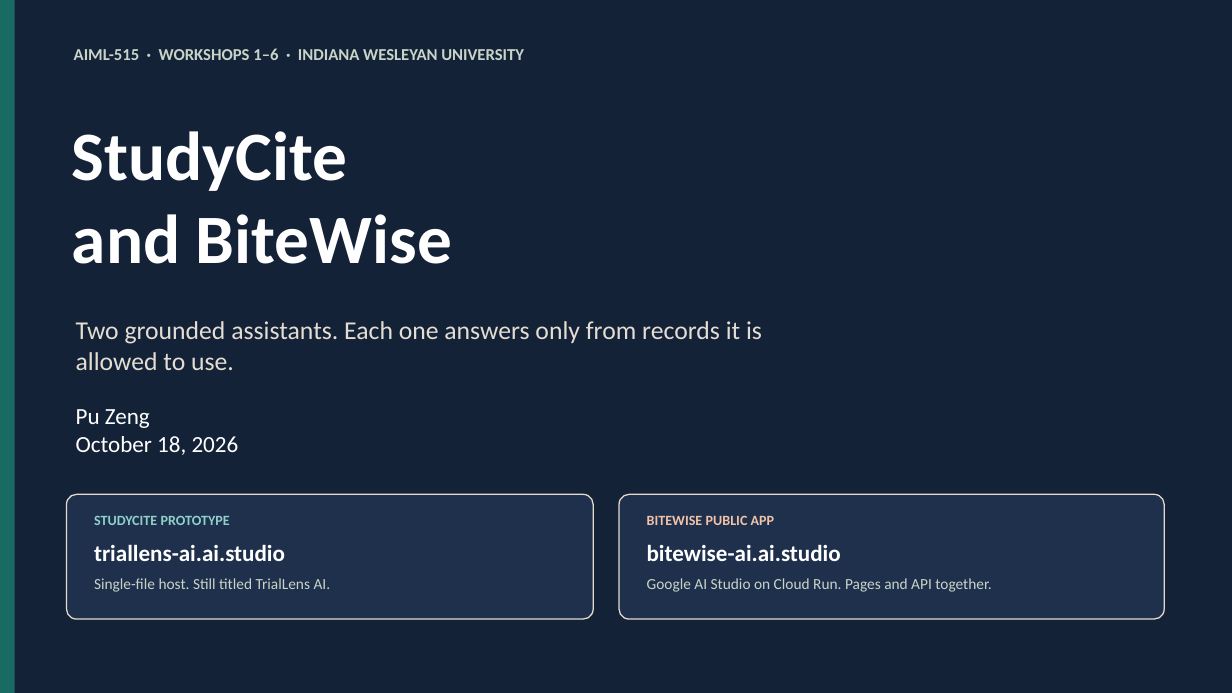
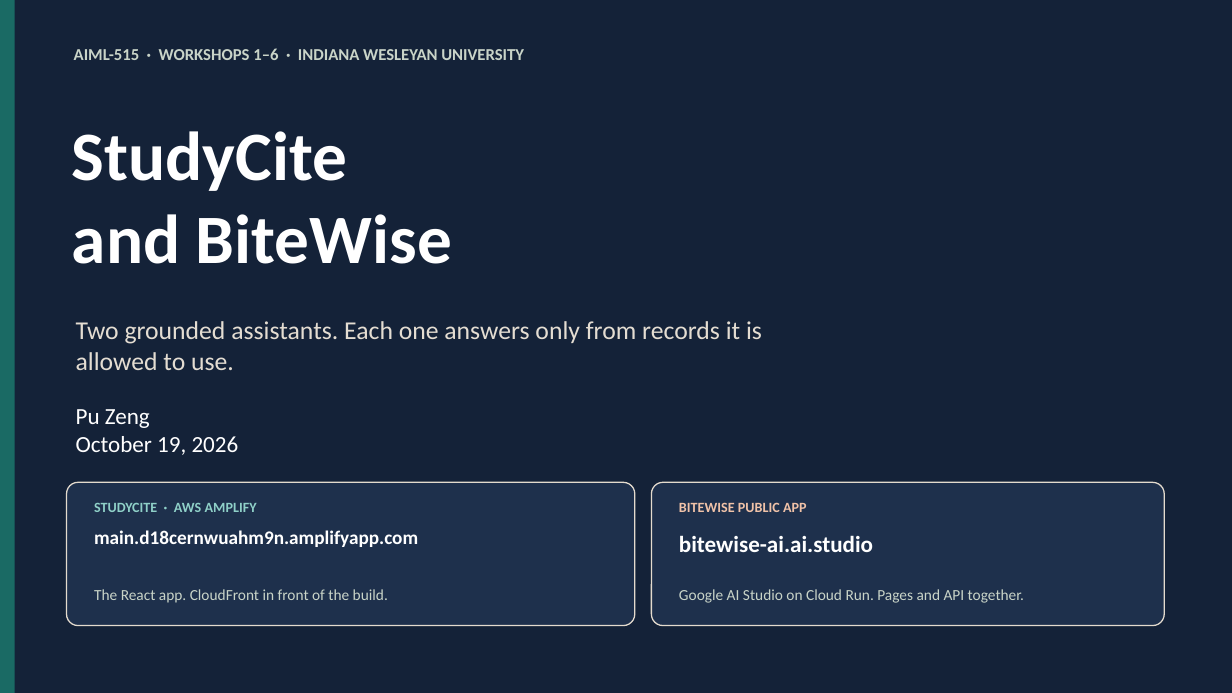
Before and after one commit to puzeng/AIML505_BiteWise, a slide deck: slide 1 of STUDYCITE_BITEWISE_CAPSTONE.pptx. Drawn at 1232x693 pixels with LibreOffice and Linux fonts; fonts in the diff are those of the drawing. Boxes give left, top, right and bottom in pixels: in the first picture for what was removed or moved away, otherwise in the second. Text is boxed around its words. In the diff, an @@ line names an element or a change of style, - is before the commit and + after.

Commit message:
Point the capstone deck at the published StudyCite app.
The first app's live demo is the Amplify host, with screenshots of that build, and App Runner stays a config file rather than the address that answers.

```diff
--- a/STUDYCITE_BITEWISE_CAPSTONE.pptx
+++ b/STUDYCITE_BITEWISE_CAPSTONE.pptx
@@ text at [76, 436, 239, 455]: text changed @@
-October 18, 2026
+October 19, 2026
@@ rounded rectangle: place and size @@
-rounded rectangle at [67, 494, 593, 619]
+rounded rectangle at [67, 482, 635, 626]
@@ text at [94, 503, 257, 512]: text changed @@
-STUDYCITE PROTOTYPE
+STUDYCITE · AWS AMPLIFY
@@ rounded rectangle: place and size @@
-rounded rectangle at [619, 494, 1165, 619]
+rounded rectangle at [652, 482, 1165, 626]
@@ text "BITEWISE PUBLIC APP": place and size @@
-text "BITEWISE PUBLIC APP" at [647, 515, 775, 525]
+text "BITEWISE PUBLIC APP" at [679, 502, 807, 512]
@@ text at [94, 530, 418, 547]: text changed; size 18 to 15 pt @@
-triallens-ai.ai.studio
+main.d18cernwuahm9n.amplifyapp.com
@@ text "bitewise-ai.ai.studio": place and size @@
-text "bitewise-ai.ai.studio" at [647, 544, 841, 561]
+text "bitewise-ai.ai.studio" at [679, 535, 873, 552]
@@ text at [94, 589, 388, 603]: text changed @@
-Single-file host. Still titled TrialLens AI.
+The React app. CloudFront in front of the build.
@@ text "Google AI Studio on Cloud ...": place and size @@
-text "Google AI Studio on Cloud ..." at [647, 578, 991, 592]
+text "Google AI Studio on Cloud ..." at [679, 589, 1024, 603]
```
Also in this commit, not shown: 6 other slides changed, 4 other files.
